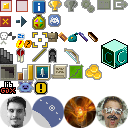
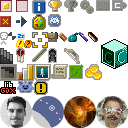
Two versions of the same layered image (128 x 128). Layer-by-layer changes:
painted on "icons.png" over <box>80,0,128,14</box>
